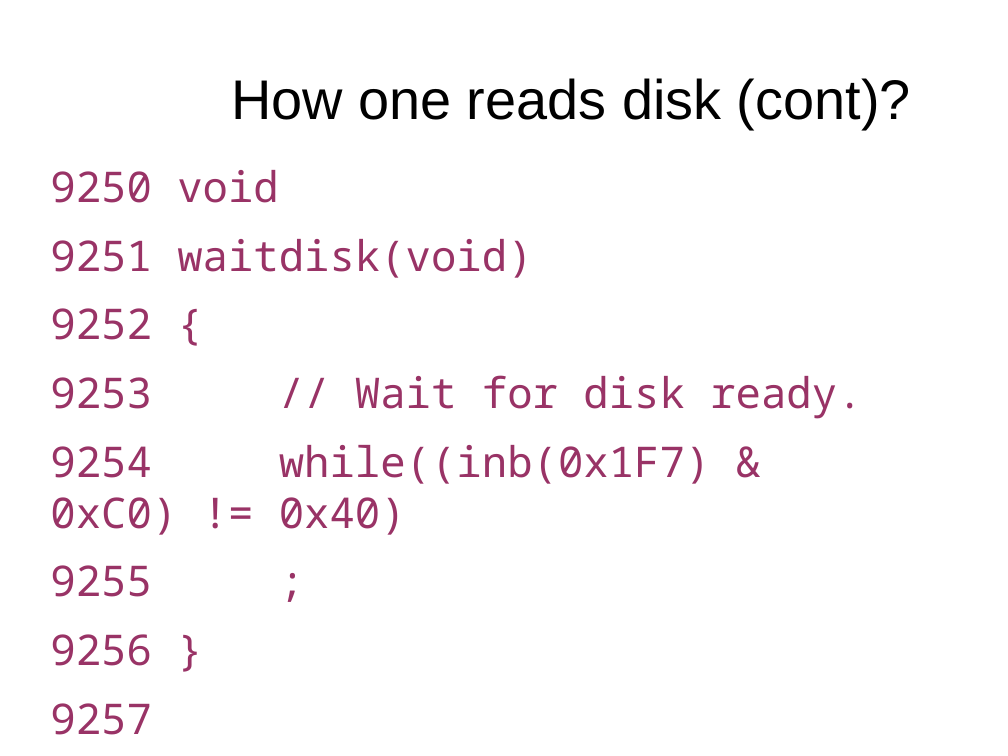
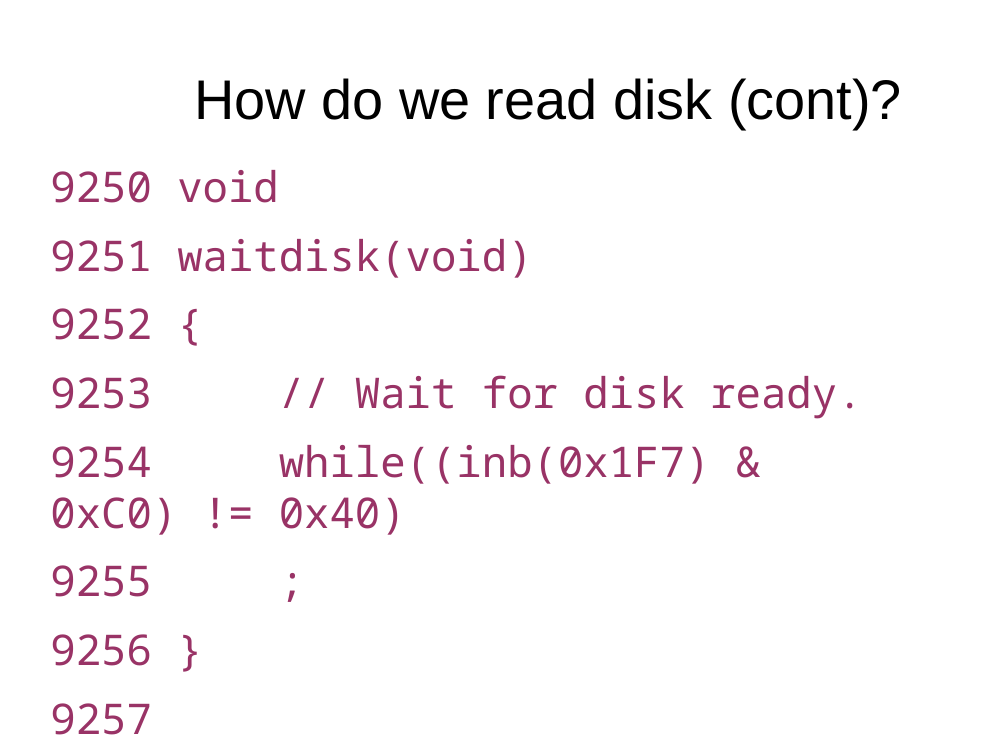
Before and after one commit to antonburtsev/cs5460, a slide deck: slide 25 of lecture07-system-boot/lecture07-system-boot.odp (slide 17 before the commit). Drawn at 1008x756 pixels with LibreOffice and Linux fonts; fonts in the diff are those of the drawing. Boxes give left, top, right and bottom in pixels: in the first picture for what was removed or moved away, otherwise in the second. Text is boxed around its words. In the diff, an @@ line names an element or a change of style, - is before the commit and + after.

```diff
--- a/lecture07-system-boot/lecture07-system-boot.odp
+++ b/lecture07-system-boot/lecture07-system-boot.odp
@@ title at box(194, 78, 902, 129): text changed @@
-How one reads disk (cont)?
+How do we read disk (cont)?
```
Also in this commit, not shown: 7 other slides changed, 9 slides added, 1 other file.
